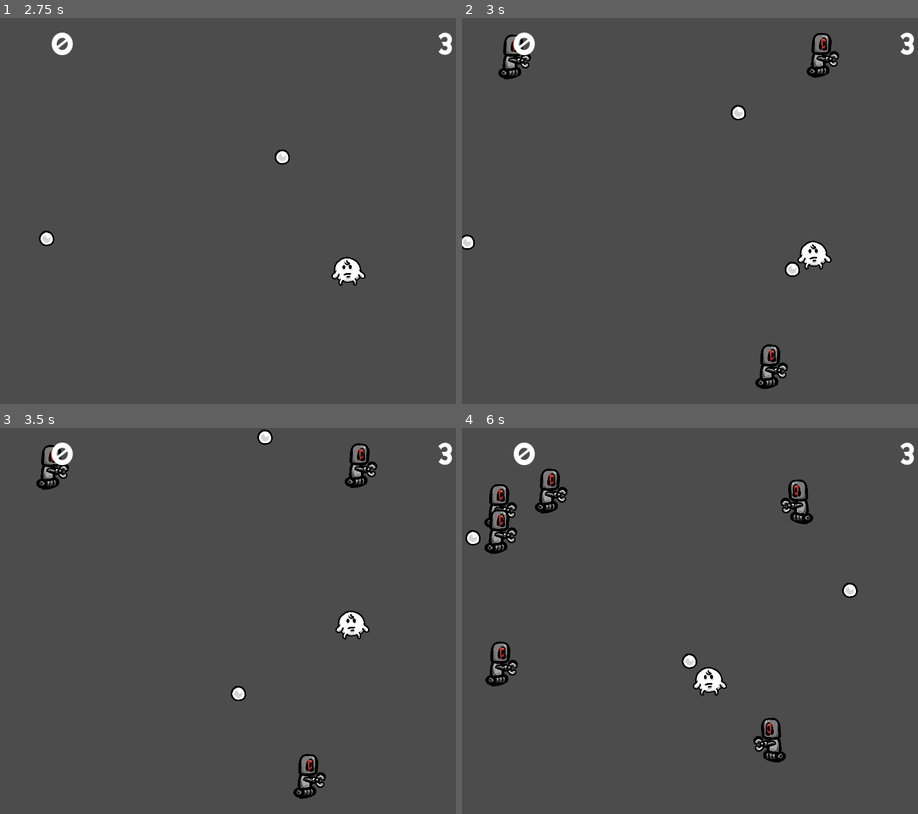
Above: before the commit, frames 1-4 (two rows, left to right).
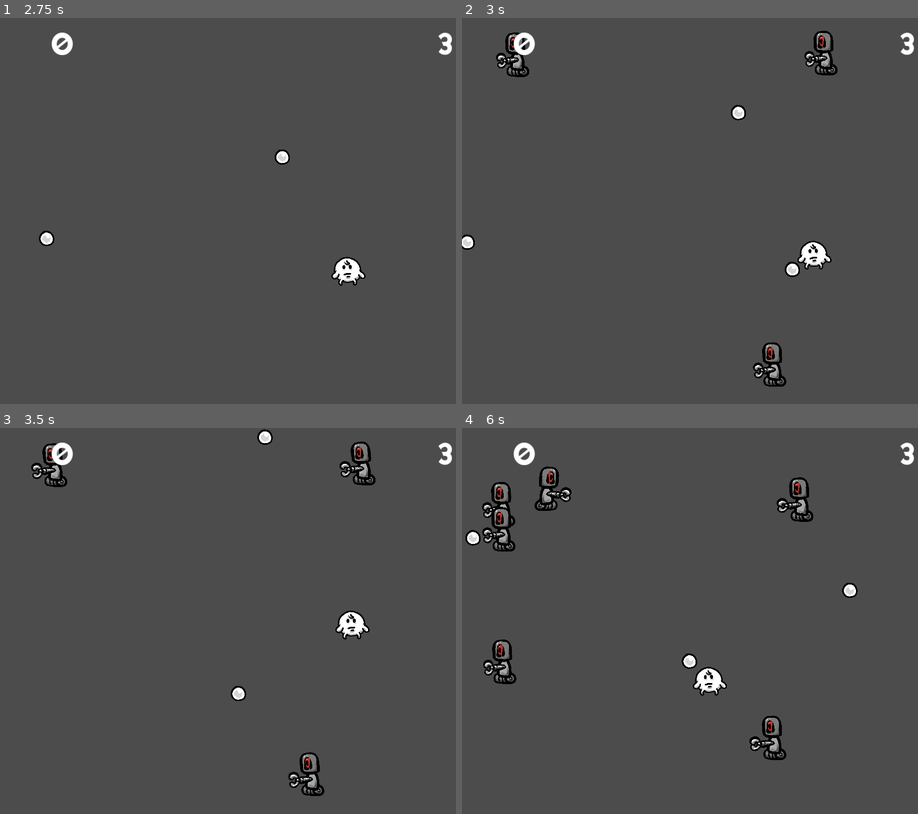
Above: after the commit, the same moments.

Repository: ashtrail/pew_godot
Game: Godot game, scene res://levels/Main.tscn
Two runs of this game, one before a commit and one after it. Both use one fixed random seed, a clock stepped at 60 frames per second and the inputs below.
Inputs (mouse positions are in pixels of both pictures, inside the frame that each line leads up to):
- Up to frame 1 (2.75 s): tap Enter at 0.5 s; move the mouse to (332, 191) at 0.52 s; hold Right (ui_right) 0.53-1.28 s; click (332, 191) at 0.6 s; move the mouse to (136, 230) at 1.27 s; hold Down (ui_down) 1.28-2.03 s; click (136, 230) at 1.35 s; move the mouse to (278, 126) at 2.02 s; hold Right (ui_right) from 2.03 s (still down); click (278, 126) at 2.1 s
- Up to frame 2 (3 s): move the mouse to (671, 288) at 2.77 s; release Right (ui_right) at 2.78 s; hold Up (ui_up) from 2.78 s (still down); click (671, 288) at 2.85 s
- Up to frame 3 (3.5 s): keep holding Up (ui_up)
- Up to frame 4 (6 s): move the mouse to (831, 678) at 3.52 s; release Up (ui_up) at 3.53 s; hold Left (ui_left) 3.53-5.03 s; click (831, 678) at 3.6 s; move the mouse to (553, 563) at 4.27 s; click (553, 563) at 4.35 s; move the mouse to (717, 621) at 5.02 s; hold Down (ui_down) 5.03-5.78 s; click (717, 621) at 5.1 s; move the mouse to (626, 524) at 5.77 s; hold Right (ui_right) from 5.78 s (still down); click (626, 524) at 5.85 s

Frame 1 is identical in both runs. In frame 2, 1.4% of the frame differs, in the area x 7-83%, y 3-97%; in frame 3, 1.4%; in frame 4, 2.3%, in the area x 4-78%, y 9-87%.

Commit message:
Add enemy animation

Diff:
--- a/entities/Enemy.gd
+++ b/entities/Enemy.gd
@@ -10,6 +10,7 @@
 
 func _ready():
 	add_to_group('enemies')
+	$AnimationPlayer.play('idle')
 
 func _process(delta):
 	position += direction * SPEED * delta
@@ -23,10 +24,10 @@
 		0:
 			if target.position.x > position.x:
 				direction.x = 1
-				$Sprite.flip_h = true
+				$Body.scale = Vector2(-1, 1)
 			else:
 				direction.x = -1
-				$Sprite.flip_h = false
+				$Body.scale = Vector2(1, 1)
 		1:
 			direction.y = 1 if target.position.y > position.y else -1
 
--- a/entities/Enemy.tscn
+++ b/entities/Enemy.tscn
@@ -1,7 +1,129 @@
-[gd_scene load_steps=3 format=2]
+[gd_scene load_steps=11 format=2]
 
 [ext_resource path="res://entities/Enemy.gd" type="Script" id=1]
 [ext_resource path="res://sprites/enemy_fullbody.png" type="Texture" id=2]
+[ext_resource path="res://sprites/enemy/enemy_wheels.png" type="Texture" id=3]
+[ext_resource path="res://sprites/enemy/enemy_body.png" type="Texture" id=4]
+[ext_resource path="res://sprites/enemy/enemy_head.png" type="Texture" id=5]
+[ext_resource path="res://sprites/enemy/enemy_arm.png" type="Texture" id=6]
+[ext_resource path="res://sprites/enemy/enemy_hand_patella.png" type="Texture" id=7]
+[ext_resource path="res://sprites/enemy/enemy_hand_bottom-plier.png" type="Texture" id=8]
+[ext_resource path="res://sprites/enemy/enemy_hand_top-plier.png" type="Texture" id=9]
+
+[sub_resource type="Animation" id=1]
+
+resource_name = "idle"
+length = 1.2
+loop = true
+step = 0.1
+tracks/0/type = "value"
+tracks/0/path = NodePath("Body/Wheels:rotation_degrees")
+tracks/0/interp = 1
+tracks/0/loop_wrap = true
+tracks/0/imported = false
+tracks/0/enabled = true
+tracks/0/keys = {
+"times": PoolRealArray( 0, 0.3, 0.6, 0.9, 1.2 ),
+"transitions": PoolRealArray( 1, 1, 1, 1, 1 ),
+"update": 0,
+"values": [ 0.0, 1.84111, 0.0, -3.65071, 0.0 ]
+}
+tracks/1/type = "value"
+tracks/1/path = NodePath("Body/Head:position")
+tracks/1/interp = 1
+tracks/1/loop_wrap = true
+tracks/1/imported = false
+tracks/1/enabled = true
+tracks/1/keys = {
+"times": PoolRealArray( 0, 0.3, 0.6, 0.9, 1.2 ),
+"transitions": PoolRealArray( 1, 1, 1, 1, 1 ),
+"update": 0,
+"values": [ Vector2( 7.41837, -20.3838 ), Vector2( 7.41837, -12.23 ), Vector2( 7.41837, -20.3838 ), Vector2( 6.96536, -19.4778 ), Vector2( 7.41837, -20.3838 ) ]
+}
+tracks/2/type = "value"
+tracks/2/path = NodePath("Body/Head:rotation_degrees")
+tracks/2/interp = 1
+tracks/2/loop_wrap = true
+tracks/2/imported = false
+tracks/2/enabled = true
+tracks/2/keys = {
+"times": PoolRealArray( 0, 0.3, 0.6, 0.9, 1.2 ),
+"transitions": PoolRealArray( 1, 1, 1, 1, 1 ),
+"update": 0,
+"values": [ 0.0, -6.91167, 0.0, 9.5588, 0.0 ]
+}
+tracks/3/type = "value"
+tracks/3/path = NodePath("Body/Arm:position")
+tracks/3/interp = 1
+tracks/3/loop_wrap = true
+tracks/3/imported = false
+tracks/3/enabled = true
+tracks/3/keys = {
+"times": PoolRealArray( 0, 0.6, 1.2 ),
+"transitions": PoolRealArray( 1, 1, 1 ),
+"update": 0,
+"values": [ Vector2( -5.26523, 19.4789 ), Vector2( -18.2213, 19.4789 ), Vector2( -5.26523, 19.4789 ) ]
+}
+tracks/4/type = "value"
+tracks/4/path = NodePath("Body/Arm:scale")
+tracks/4/interp = 1
+tracks/4/loop_wrap = true
+tracks/4/imported = false
+tracks/4/enabled = true
+tracks/4/keys = {
+"times": PoolRealArray( 0, 0.6, 1.2 ),
+"transitions": PoolRealArray( 1, 1, 1 ),
+"update": 0,
+"values": [ Vector2( 1, 1 ), Vector2( 1.1124, 1 ), Vector2( 1, 1 ) ]
+}
+tracks/5/type = "value"
+tracks/5/path = NodePath("Body/Arm/Hand/TopPlier:rotation_degrees")
+tracks/5/interp = 1
+tracks/5/loop_wrap = true
+tracks/5/imported = false
+tracks/5/enabled = true
+tracks/5/keys = {
+"times": PoolRealArray( 0, 0.3, 0.6, 1.2 ),
+"transitions": PoolRealArray( 1, 1, 1, 1 ),
+"update": 0,
+"values": [ 0.0, 37.0646, -8.5521, 0.0 ]
+}
+tracks/6/type = "value"
+tracks/6/path = NodePath("Body/Arm/Hand/BottomPlier:rotation_degrees")
+tracks/6/interp = 1
+tracks/6/loop_wrap = true
+tracks/6/imported = false
+tracks/6/enabled = true
+tracks/6/keys = {
+"times": PoolRealArray( 0, 0.3, 0.6, 1.2 ),
+"transitions": PoolRealArray( 1, 1, 1, 1 ),
+"update": 0,
+"values": [ 0.0, -22.9658, 12.0082, 0.0 ]
+}
+tracks/7/type = "value"
+tracks/7/path = NodePath("Body:rotation_degrees")
+tracks/7/interp = 1
+tracks/7/loop_wrap = true
+tracks/7/imported = false
+tracks/7/enabled = true
+tracks/7/keys = {
+"times": PoolRealArray( 0 ),
+"transitions": PoolRealArray( 1 ),
+"update": 0,
+"values": [ 0.0 ]
+}
+tracks/8/type = "value"
+tracks/8/path = NodePath("Body/Wheels:position")
+tracks/8/interp = 1
+tracks/8/loop_wrap = true
+tracks/8/imported = false
+tracks/8/enabled = true
+tracks/8/keys = {
+"times": PoolRealArray( 0, 0.3, 0.6, 0.9, 1.2 ),
+"transitions": PoolRealArray( 1, 1, 1, 1, 1 ),
+"update": 0,
+"values": [ Vector2( 17.2134, 90.1441 ), Vector2( 17.2134, 85.1613 ), Vector2( 17.2134, 90.1441 ), Vector2( 17.2134, 98.2978 ), Vector2( 17.2134, 90.1441 ) ]
+}
 
 [node name="Enemy" type="Area2D"]
 
@@ -17,17 +139,14 @@
 audio_bus_name = "Master"
 script = ExtResource( 1 )
 _sections_unfolded = [ "Collision", "Z Index" ]
-__meta__ = {
-"_edit_group_": true
-}
 SPEED = 150
 CONTACT_DAMAGE = 1
 SCORE_VALUE = 1
 
 [node name="Sprite" type="Sprite" parent="." index="0"]
 
+visible = false
 texture = ExtResource( 2 )
-flip_h = true
 _sections_unfolded = [ "Offset", "Transform", "Z Index" ]
 
 [node name="ResetDirection" type="Timer" parent="." index="1"]
@@ -43,6 +162,66 @@
 build_mode = 0
 polygon = PoolVector2Array( -40.3067, -129.26, -22.7232, -137.074, 19.7702, -138.784, 44.6801, -126.329, 61.5309, -83.8 …(566 unchanged characters)…
 
+[node name="AnimationPlayer" type="AnimationPlayer" parent="." index="3"]
+
+root_node = NodePath("..")
+autoplay = ""
+playback_process_mode = 1
+playback_default_blend_time = 0.0
+playback_speed = 1.0
+anims/idle = SubResource( 1 )
+blend_times = [  ]
+
+[node name="Body" type="Sprite" parent="." index="4"]
+
+[node name="Wheels" type="Sprite" parent="Body" index="0"]
+
+position = Vector2( 17.2134, 91.3176 )
+rotation = -0.00917064
+texture = ExtResource( 3 )
+offset = Vector2( -17.2934, -99.3856 )
+
+[node name="Chest" type="Sprite" parent="Body" index="1"]
+
+position = Vector2( 20.102, 38.9573 )
+texture = ExtResource( 4 )
+offset = Vector2( -20.102, -38.9573 )
+
+[node name="Head" type="Sprite" parent="Body" index="2"]
+
+position = Vector2( 7.35317, -20.2534 )
+rotation = 0.0240118
+texture = ExtResource( 5 )
+offset = Vector2( -1.62018, 7.3378 )
+
+[node name="Arm" type="Sprite" parent="Body" index="3"]
+
+position = Vector2( -6.19759, 19.4789 )
+scale = Vector2( 1.00809, 1 )
+texture = ExtResource( 6 )
+offset = Vector2( 5.26523, -19.4789 )
+
+[node name="Hand" type="Sprite" parent="Body/Arm" index="0"]
+
+position = Vector2( -49.8284, 3.1709 )
+texture = ExtResource( 7 )
+offset = Vector2( 55.0936, -22.6498 )
+
+[node name="BottomPlier" type="Sprite" parent="Body/Arm/Hand" index="0"]
+
+position = Vector2( 0.905945, 9.96567 )
+rotation = 0.0150824
+texture = ExtResource( 8 )
+offset = Vector2( 52.357, -32.6155 )
+
+[node name="TopPlier" type="Sprite" parent="Body/Arm/Hand" index="1"]
+
+position = Vector2( -1.35898, -14.9485 )
+rotation = -0.0107415
+texture = ExtResource( 9 )
+offset = Vector2( 56.4526, -7.70132 )
+_sections_unfolded = [ "Animation", "Region" ]
+
 [connection signal="area_entered" from="." to="." method="_on_Enemy_area_entered"]
 
 [connection signal="body_entered" from="." to="." method="_on_Enemy_body_entered"]
--- a/levels/GameOver.tscn
+++ b/levels/GameOver.tscn
@@ -3,7 +3,7 @@
 [ext_resource path="res://themes/default_theme.tres" type="Theme" id=1]
 [ext_resource path="res://levels/GameOver.gd" type="Script" id=2]
 
-[node name="GameOver" type="Control" index="0"]
+[node name="GameOver" type="Control"]
 
 anchor_left = 0.0
 anchor_top = 0.0
Binary file added: sprites/enemy/enemy_arm.png
Not shown, added: sprites/enemy/enemy_arm.png.import
Binary file added: sprites/enemy/enemy_body.png
Not shown, added: sprites/enemy/enemy_body.png.import
Binary file added: sprites/enemy/enemy_hand_bottom-plier.png
Not shown, added: sprites/enemy/enemy_hand_bottom-plier.png.import
Binary file added: sprites/enemy/enemy_hand_patella.png
Not shown, added: sprites/enemy/enemy_hand_patella.png.import
Binary file added: sprites/enemy/enemy_hand_top-plier.png
Not shown, added: sprites/enemy/enemy_hand_top-plier.png.import
Binary file added: sprites/enemy/enemy_head.png
Not shown, added: sprites/enemy/enemy_head.png.import
(and 2 more such lines)
